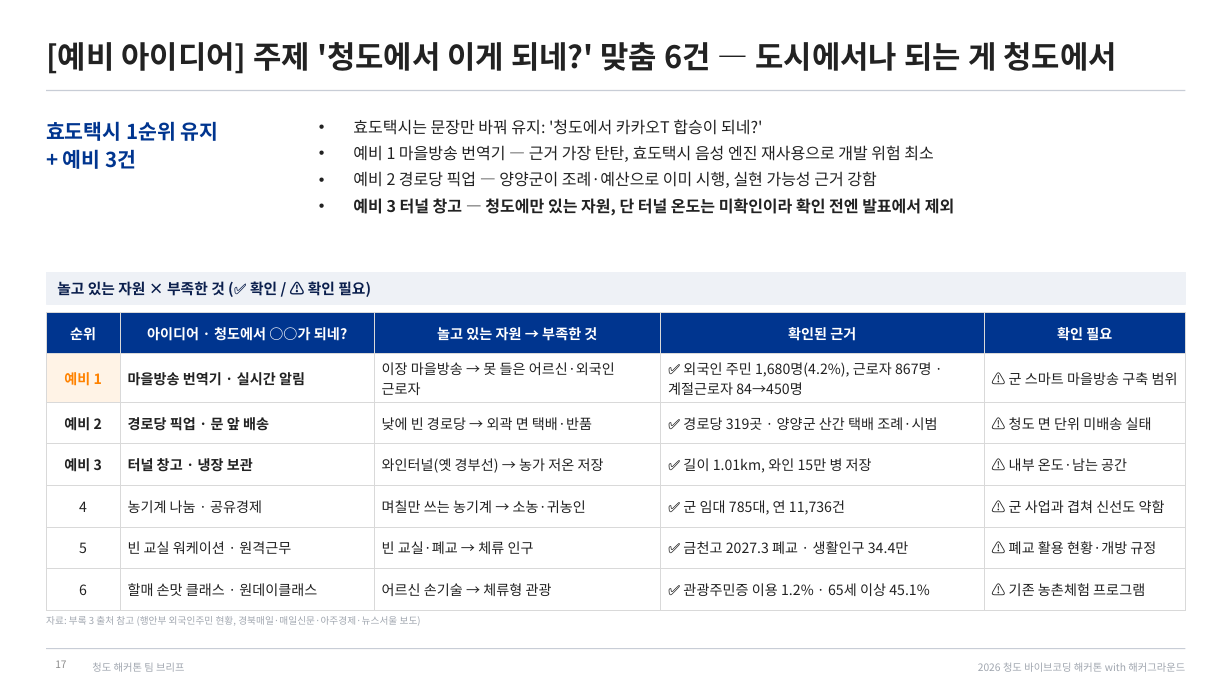
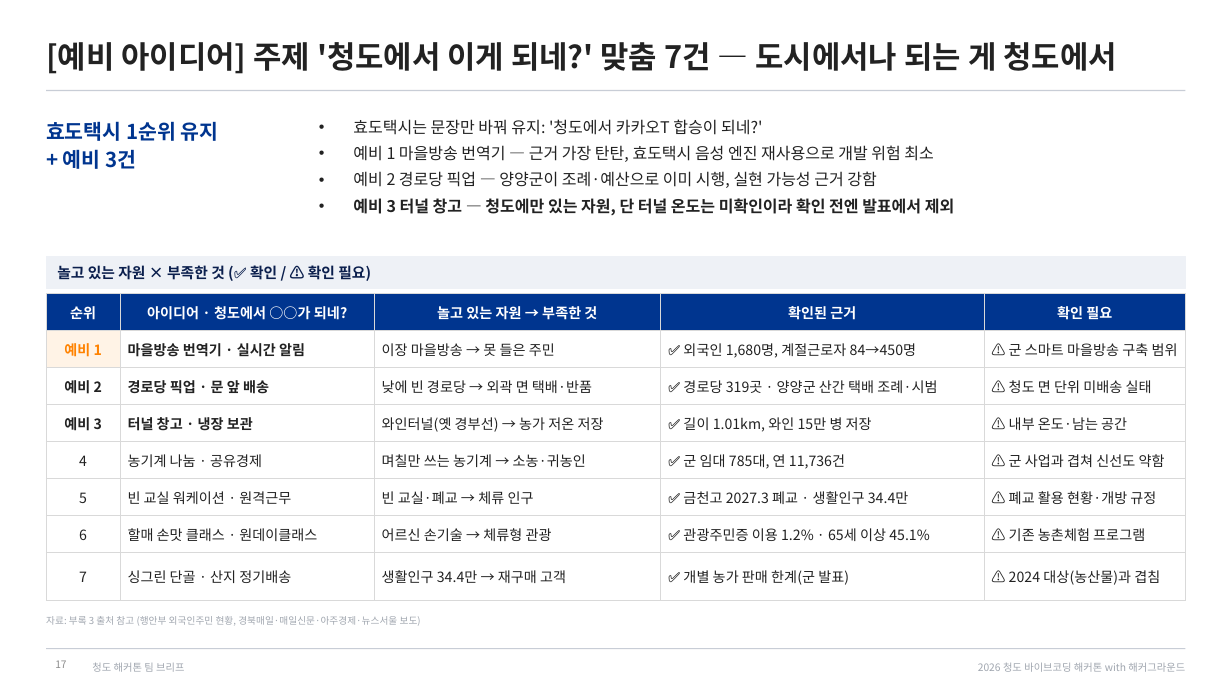
Before and after one commit to fordgril307-wq/Cheongdo_Hackathon, a slide deck: slide 17 of docs/team-brief/청도해커톤_팀브리프.pptx. Drawn at 1232x693 pixels with LibreOffice and Linux fonts; fonts in the diff are those of the drawing. Boxes give left, top, right and bottom in pixels: in the first picture for what was removed or moved away, otherwise in the second. Text is boxed around its words. In the diff, an @@ line names an element or a change of style, - is before the commit and + after.

```diff
--- a/docs/team-brief/청도해커톤_팀브리프.pptx
+++ b/docs/team-brief/청도해커톤_팀브리프.pptx
@@ title at (46,42,1116,74): text changed @@
-[예비 아이디어] 주제 '청도에서 이게 되네?' 맞춤 6건 — 도시에서나 되는 게 청도에서
+[예비 아이디어] 주제 '청도에서 이게 되네?' 맞춤 7건 — 도시에서나 되는 게 청도에서
@@ rectangle: place and size @@
-rectangle at (46,273,1186,304)
+rectangle at (46,257,1186,288)
@@ text "놀고 있는 자원 × 부족한 ...": place and size @@
-text "놀고 있는 자원 × 부족한 ..." at (57,281,371,297)
+text "놀고 있는 자원 × 부족한 ..." at (57,265,371,281)
@@ table at (46,294,1186,589) @@
-row 2, column 3: 이장 마을방송 → 못 들은 어르신·외국인 근로자
+row 2, column 3: 이장 마을방송 → 못 들은 주민
-row 2, column 4: ✅ 외국인 주민 1,680명(4.2%), 근로자 867명 · 계절근로자 84→450명
+row 2, column 4: ✅ 외국인 1,680명, 계절근로자 84→450명
+row 8: 7 | 싱그린 단골 · 산지 정기배송 | 생활인구 34.4만 → 재구매 고객 | ✅ 개별 농가 판매 한계(군 발표) | ⚠️ 2024 대상(농산물)과 겹침
@@ table: place and size @@
-table at (46,312,1186,600)
+table at (46,294,1186,589)
```
Also in this commit, not shown: 1 other slide changed, 3 other files.
